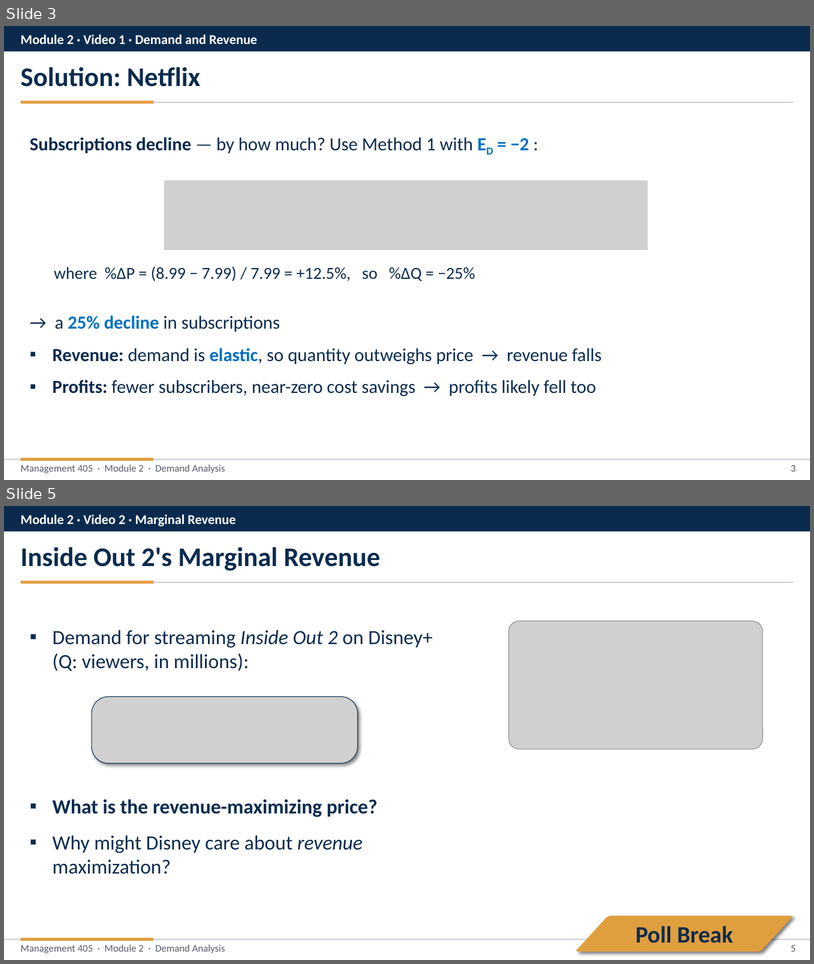
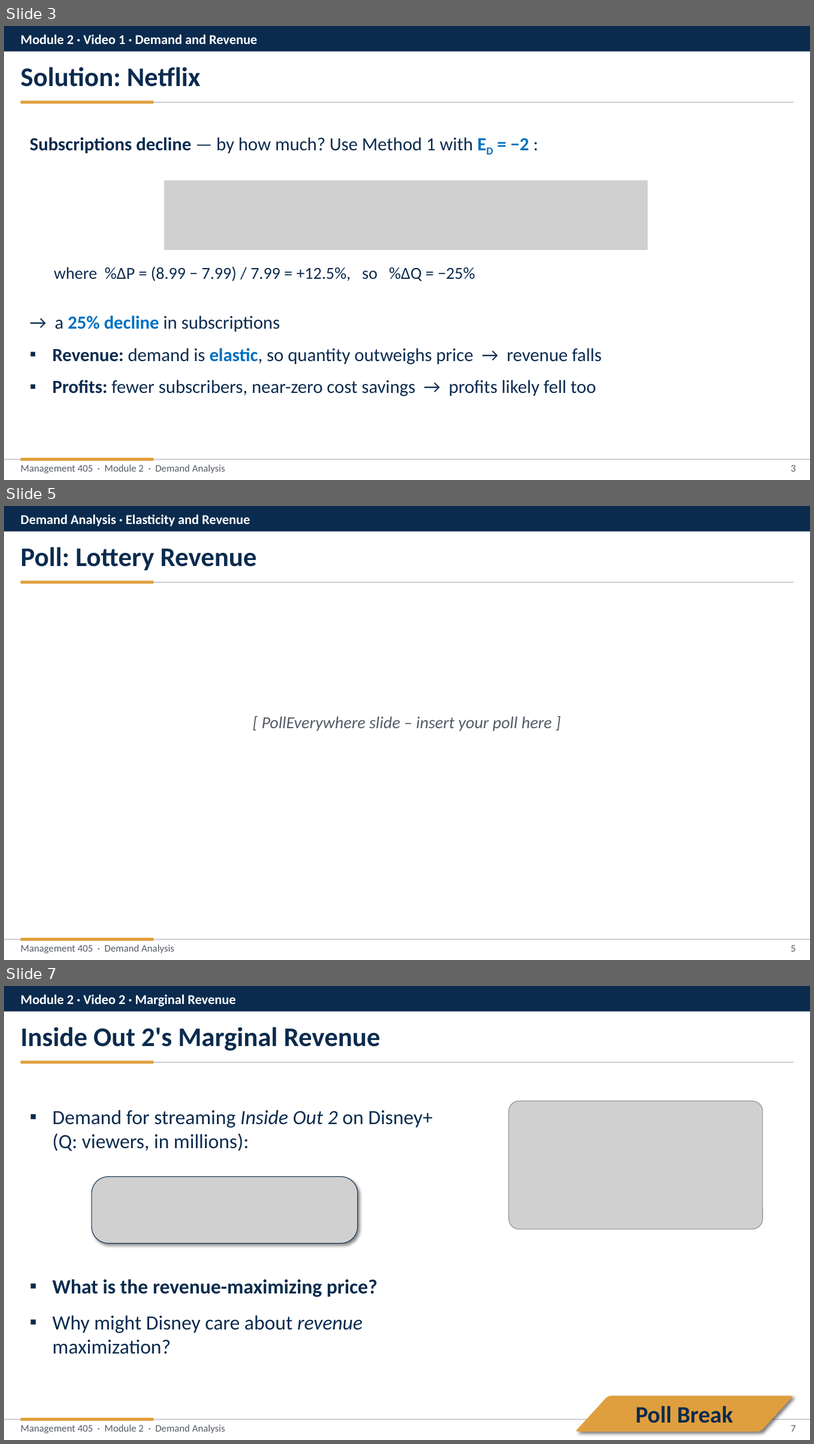
Before and after one commit to nvoigtla/Teaching, a slide deck: 405 Slide Revisions 2026/Module 2/Module 2 - Potential Practice Exercises.pptx. Shown one above the other, each under a label of ours: slides 3 and 5 before the commit, slides 3, 5 and 7 after it; the slides between them are not shown. The pictures are 814x964 and 814x1444 pixels, drawn with LibreOffice and Linux fonts; fonts in the diff are those of the drawing; grey boxes stand for pictures. Boxes give left, top, right and bottom in pixels: in the first picture for what was removed or moved away, otherwise in the second. Text is boxed around its words. In the diff, an @@ line names an element or a change of style, - is before the commit and + after.

```diff
--- a/405 Slide Revisions 2026/Module 2/Module 2 - Potential Practice Exercises.pptx
+++ b/405 Slide Revisions 2026/Module 2/Module 2 - Potential Practice Exercises.pptx
@@ slide 5 added at (4,506,810,960), background #FFFFFF @@
@@ rectangle added at (4,506,810,531), fill #0B2B4E @@
@@ text added at (21,514,250,526), 16 pt, text #FFFFFF, bold @@
+Demand Analysis · Elasticity and Revenue
@@ text added at (21,547,257,570), 32 pt, text #0B2B4E, bold @@
+Poll: Lottery Revenue
@@ rectangle added at (21,582,794,583), fill #C8CDD3 @@
@@ rectangle added at (21,581,154,584), fill #E09F3E @@
@@ text added at (262,716,552,731), 20 pt, text #555B66, italic @@
+[ PollEverywhere slide – insert your poll here ]
@@ rectangle added at (21,937,154,940), fill #E09F3E @@
@@ rectangle added at (4,939,810,940), fill #C8CDD3 @@
@@ text added at (21,944,174,953), 12 pt, text #555B66 @@
+Management 405 · Demand Analysis
@@ page number added at (791,945,796,951), 12 pt, text #555B66 @@
+5
@@ what was slide 5 is now slide 7 @@
@@ page number at (791,1425,796,1431): text changed @@
-5
+7
```
Also in this commit, not shown: 2 other slides added, 1 slide removed, 3 other files.
